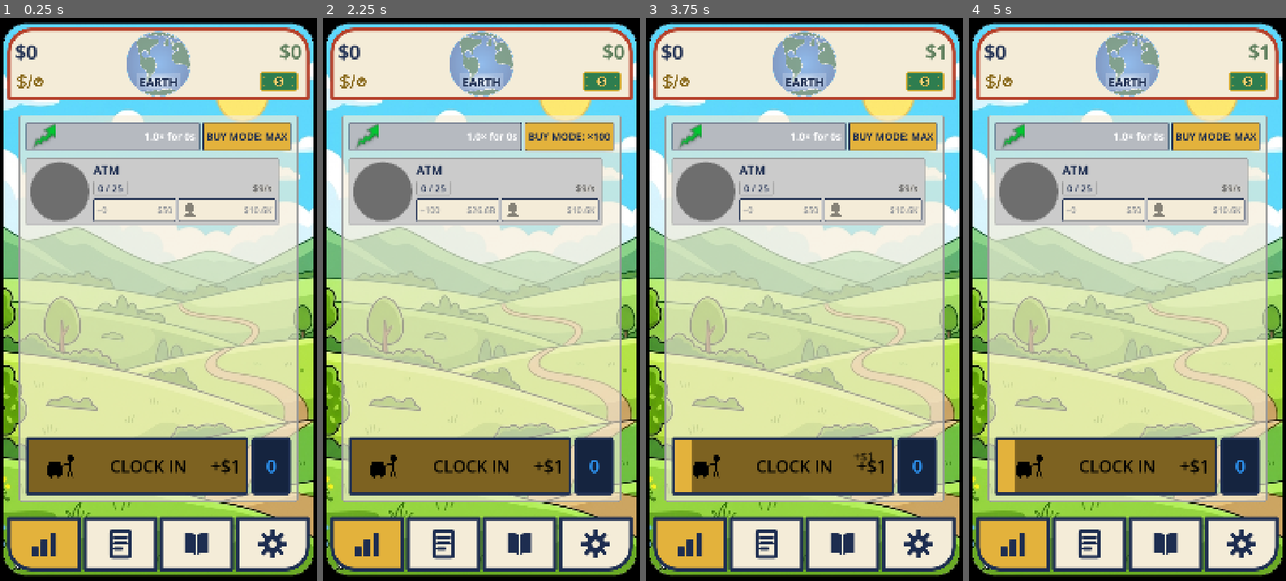
Above: before the commit, frames 1-4 (left to right).
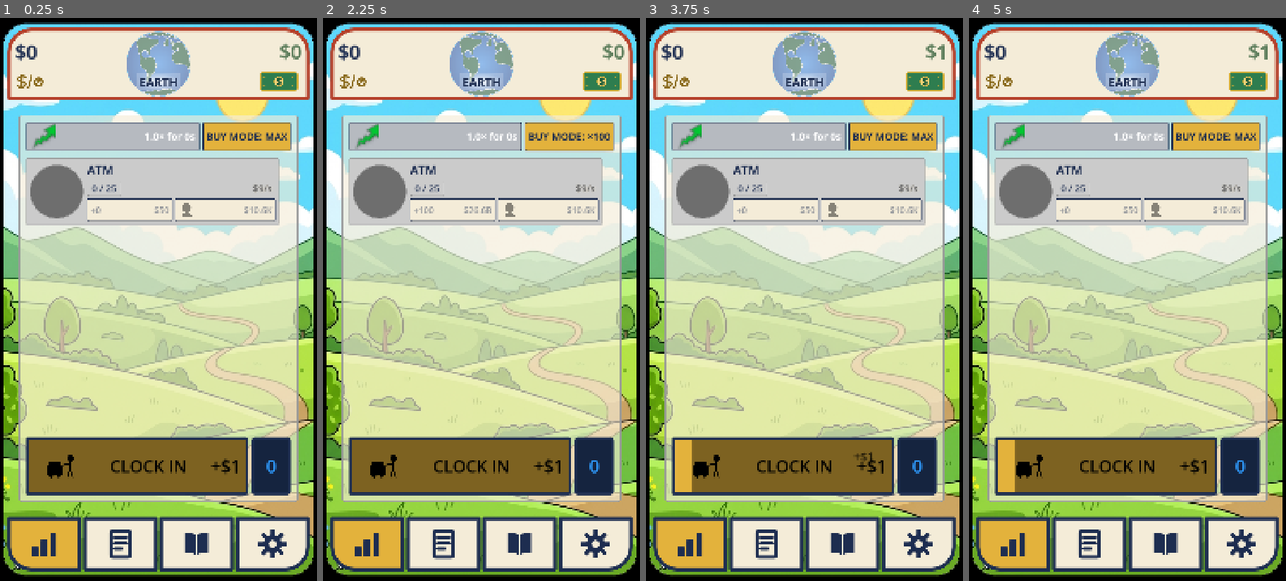
Above: after the commit, the same moments.

Repository: TimGoergen/american-tycoon
Game: Godot game, scene res://Main.tscn
The game is run twice, just before and just after one commit, with the same random seed, the same clock (stepped at 60 frames per second) and the same inputs.
Inputs (mouse positions are in pixels of both pictures, inside the frame that each line leads up to):
- Up to frame 1 (0.25 s): no input
- Up to frame 2 (2.25 s): click "BUY MODE: MAX" at 0.5 s; click "BUY MODE: ×1" at 1.25 s; click "BUY MODE: ×10" at 2 s
- Up to frame 3 (3.75 s): click "BUY MODE: ×100" at 2.75 s; click (782, 468) at 3.5 s
- Up to frame 4 (5 s): click (1013, 541) at 4.27 s

The runs differ from the first frame. In frame 1, 0.9% of the frame differs, in the area x 10-62%, y 25-37%; in frame 2, 0.9%; in frame 3, 0.9%; in frame 4, 0.9%.

Commit message:
Shrink property-panel portrait/rush button 10% (0.9 height fraction)
Co-Authored-By: Claude Opus 4.8 <noreply@anthropic.com>
Claude-Session: https://claude.ai/code/session_01WxVCyzQ6nqDT1WeDAswgPb

Diff:
--- a/game/scripts/ui/PropertyRow.gd
+++ b/game/scripts/ui/PropertyRow.gd
@@ -82,6 +82,11 @@
 ## paying business (genre-standard, Tim 2026-06-25). This is a pure presentation / legibility
 ## threshold, NOT an economy value, so it lives here in the UI rather than in tuning.tres.
 const SOLID_BAR_THRESHOLD_SEC := 0.25
+
+## The portrait/rush button is a square sized to a fraction of the panel's full height, centered
+## vertically (Tim, 2026-07-02): at 1.0 it filled the whole row; 0.9 trims it 10% so it no longer
+## dominates the panel while staying a comfortably large tap target.
+const PORTRAIT_HEIGHT_FRACTION := 0.9
 
 ## Once the EFFECTIVE cycle is shorter than this (seconds), the income readout over the bar switches
 ## from a per-cycle figure tagged with its length ("$X/4.3m" = $X every 4.3 minutes; see
@@ -167,7 +172,7 @@
 	add_child(outer_row)
 
 	_manager_circle = ManagerCircle.new()
-	_manager_circle.size_flags_vertical = Control.SIZE_FILL  # stretch to the whole panel height
+	_manager_circle.size_flags_vertical = Control.SIZE_SHRINK_CENTER  # sized in _refresh, centered
 	# The portrait IS the start/rush control now (the old START button is gone): a single tap
 	# starts an idle cycle (or rushes a running one); holding it auto-rushes (see _pump_held_rush).
 	_manager_circle.pressed.connect(func() -> void: tap_requested.emit(prop_index))
@@ -424,9 +429,12 @@
 	# owns at least one unit (Tim, 2026-06-28).
 	_cycle_bar.visible = owned
 
-	# Keep the portrait circle square and as tall as the whole panel: its height is already
-	# stretched to the full row by the layout, so we just match the width to it.
-	_manager_circle.custom_minimum_size.x = _manager_circle.size.y
+	# Keep the portrait circle square, sized to PORTRAIT_HEIGHT_FRACTION of the panel's full height
+	# and centered vertically. The row's height is driven by the column of rows to the right, so we
+	# read it back from the portrait's parent (the outer HBox) and shrink the square to fit.
+	var outer_row := _manager_circle.get_parent() as Control
+	var portrait_size: float = outer_row.size.y * PORTRAIT_HEIGHT_FRACTION
+	_manager_circle.custom_minimum_size = Vector2(portrait_size, portrait_size)
 
 	# The portrait is the start/rush control (ManagerCircle). Decide its look and whether it
 	# accepts input this frame:
